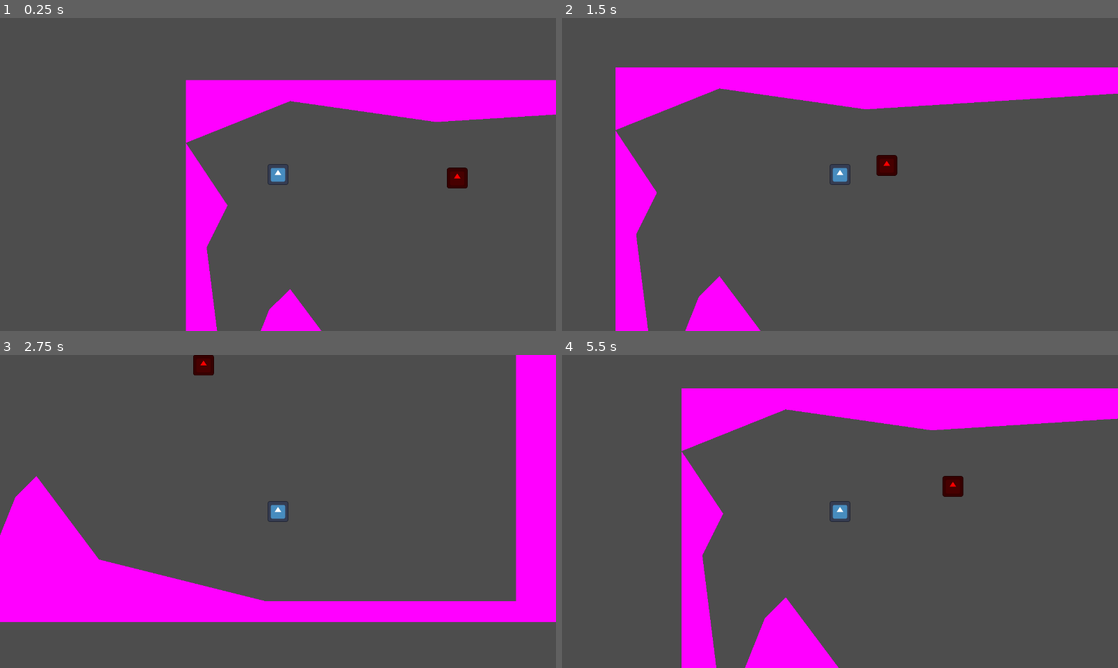
Above: before the commit, frames 1-4 (two rows, left to right).
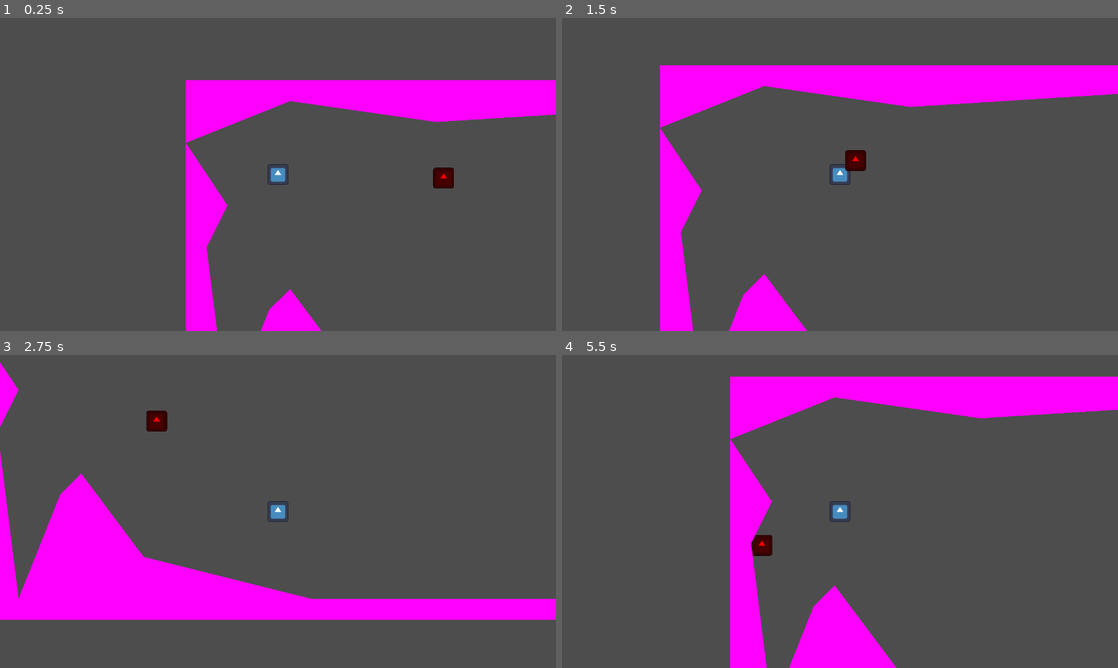
Above: after the commit, the same moments.

Repository: squiffel/slushie-defense
Game: Godot game, scene res://Levels/Level1.tscn
The game is run twice, just before and just after one commit, with the same random seed, the same clock (stepped at 60 frames per second) and the same inputs. The engine's default icon, where the game draws it, is replaced by a stand-in: a white triangle on a blue panel in a dark square.
Inputs:
- Up to frame 1 (0.25 s): no input
- Up to frame 2 (1.5 s): hold Right (ui_right) 0.53-1.28 s; hold Down (ui_down) from 1.28 s (still down)
- Up to frame 3 (2.75 s): release Down (ui_down) at 2.03 s; hold Right (ui_right) from 2.03 s (still down)
- Up to frame 4 (5.5 s): release Right (ui_right) at 2.78 s; hold Up (ui_up) 2.78-3.53 s; hold Left (ui_left) 3.53-5.03 s; hold Down (ui_down) from 5.03 s (still down)

The runs differ from the first frame. In frame 1, 0.3% of the frame differs, in the area x 77-85%, y 47-55%; in frame 2, 12%; in frame 3, 13%; in frame 4, 17%, in the area x 21-100%, y 6-100%.

Commit message:
AI Chases Player

Diff:
--- a/Enemy/Enemy.gd
+++ b/Enemy/Enemy.gd
@@ -2,10 +2,59 @@
 
 @export var health : int = 100
 
+@export var MAX_SPEED : float = 200
+var ACCELERATION : float = 2000
+var motion : Vector2 = Vector2.ZERO # Equaliant to Vector2(0,0)
+
+# AI
+var ai_direction : Vector2 = Vector2(-1, 0) # Defaults to left
+var ai_attack_node_list : Array = []
+
+# How far the enemy can see
+@export var vision_range : int = 256
+@onready var vision_collider : CollisionShape2D = $Area2D/CollisionShape2D
+
 # Called when the node enters the scene tree for the first time.
 func _ready():
-	pass # Replace with function body.
+	# Update the enemy vision radius -- Right now it is just a circle
+	vision_collider.shape.radius = vision_range
 
 # Called every frame
 func _physics_process(delta):
-	pass
+	# Choose direction
+	_set_ai_direction()
+	# Move
+	apply_movement(ai_direction * ACCELERATION * delta)
+	# Apply the motion
+	velocity = motion
+	# Move to the position unless it hits a collision then it will stop at the collision point
+	move_and_slide()
+
+func apply_movement(acceleration):
+	motion += acceleration
+	if motion.length() > MAX_SPEED:
+		motion = motion.normalized() * MAX_SPEED
+
+func _set_ai_direction():
+	# Direction priority
+	ai_direction = Vector2(-1, 0) # Default goes left
+	if ai_attack_node_list.size() > 0:
+		var nearest_distance = INF # Initialize with a very large value
+		var nearest_node = null
+
+		for child in ai_attack_node_list:
+			var distance_to_child = global_position.distance_to(child.global_position)
+			if distance_to_child < nearest_distance:
+				nearest_distance = distance_to_child
+				nearest_node = child
+
+		if nearest_node != null:
+			ai_direction = global_position.direction_to(nearest_node.global_position)
+
+func _on_area_2d_body_entered(body):
+	if body.has_method("is_attackable"):
+		ai_attack_node_list.push_back(body)
+
+func _on_area_2d_body_exited(body):
+	# Remove from stack if it exists
+	ai_attack_node_list.erase(body)
--- a/Enemy/Enemy.tscn
+++ b/Enemy/Enemy.tscn
@@ -6,6 +6,9 @@
 [sub_resource type="CapsuleShape2D" id="CapsuleShape2D_d6nnc"]
 radius = 32.0
 height = 64.0
+
+[sub_resource type="CircleShape2D" id="CircleShape2D_hdjo8"]
+radius = 128.0
 
 [node name="Enemy" type="CharacterBody2D"]
 script = ExtResource("1_k456f")
@@ -18,3 +21,11 @@
 self_modulate = Color(1, 0, 0, 1)
 scale = Vector2(0.5, 0.5)
 texture = ExtResource("2_y5ptu")
+
+[node name="Area2D" type="Area2D" parent="."]
+
+[node name="CollisionShape2D" type="CollisionShape2D" parent="Area2D"]
+shape = SubResource("CircleShape2D_hdjo8")
+
+[connection signal="body_entered" from="Area2D" to="." method="_on_area_2d_body_entered"]
+[connection signal="body_exited" from="Area2D" to="." method="_on_area_2d_body_exited"]
--- a/Player/Player.gd
+++ b/Player/Player.gd
@@ -44,3 +44,6 @@
 	motion += acceleration
 	if motion.length() > MAX_SPEED:
 		motion = motion.normalized() * MAX_SPEED
+
+func is_attackable():
+	pass # Does nothing -- Just used by enemy ai to know to chase and attack it
Not shown: 1 places in Enemy/Enemy.tscn that only renumber resources
